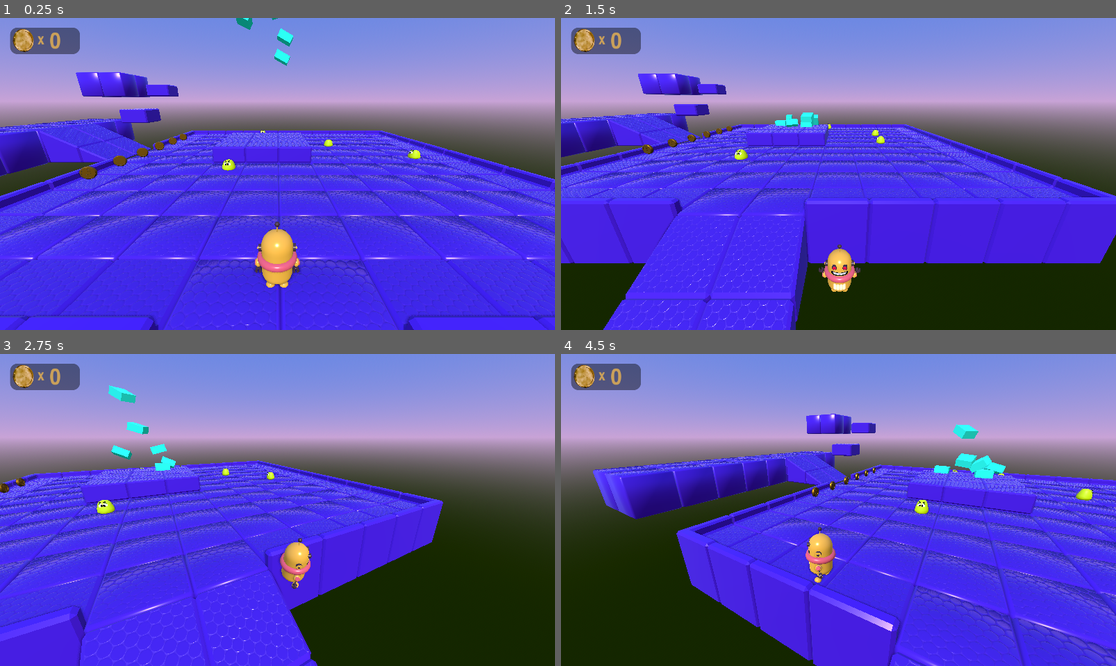
Above: before the commit, frames 1-4 (two rows, left to right).
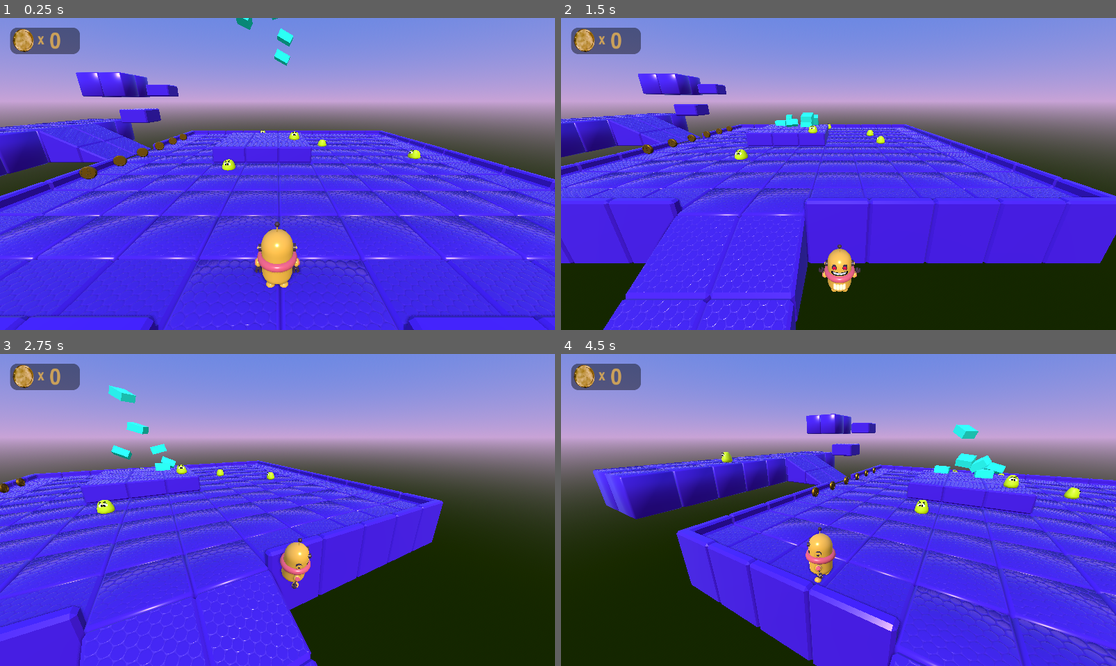
Above: after the commit, the same moments.

Repository: raustime/godot-3dplatformer
Game: Godot game, scene res://level_1.tscn
The game is run twice, just before and just after one commit, with the same random seed, the same clock (stepped at 60 frames per second) and the same inputs.
Inputs:
- Up to frame 1 (0.25 s): no input
- Up to frame 2 (1.5 s): tap Enter (ui_accept) at 0.5, 0.77 s; hold Right (ui_right) 0.53-1.28 s; tap A (cam_left) at 0.6 s; hold Down (ui_down) from 1.28 s (still down); tap D (cam_right) at 1.35 s
- Up to frame 3 (2.75 s): tap Enter (ui_accept) at 1.52 s; release Down (ui_down) at 2.03 s; hold Right (ui_right) from 2.03 s (still down); tap A (cam_left) at 2.1 s
- Up to frame 4 (4.5 s): release Right (ui_right) at 2.78 s; hold Up (ui_up) 2.78-3.53 s; tap D (cam_right) at 2.85, 4.35 s; tap Enter (ui_accept) at 3.02, 3.77 s; hold Left (ui_left) from 3.53 s (still down); tap A (cam_left) at 3.6 s

The runs differ from the first frame. In frame 1, 0.1% of the frame differs, in the area x 51-61%, y 36-42%; in frame 2, less than 0.1%; in frame 3, less than 0.1%; in frame 4, 0.3%, in the area x 28-96%, y 31-47%.

Commit message:
lesson 22: enemy cliff detection

Diff:
--- a/enemy.gd
+++ b/enemy.gd
@@ -4,6 +4,7 @@
 var speed:float = 2.0
 
 @export var direction:=Vector3(-1,0,0)
+@export var turns_around_at_edges:bool=true
 var is_turning:bool=false
 
 
@@ -17,6 +18,9 @@
 	move_and_slide()
 
 	if is_on_wall() and not is_turning:
+		turn_around()
+
+	if not $RayCast3D.is_colliding() and is_on_floor() and not is_turning and turns_around_at_edges:
 		turn_around()
 
 func turn_around():
--- a/enemy.tscn
+++ b/enemy.tscn
@@ -230,5 +230,10 @@
 transform = Transform3D(0.99999976, 0, 0, 0, 0.99999976, 0, 0, 0, 0.99999976, 0, 0.16171604, 0)
 shape = SubResource("CylinderShape3D_4gyqm")
 
+[node name="RayCast3D" type="RayCast3D" parent="." unique_id=1844997156]
+transform = Transform3D(0.99999976, 0, 0, 0, 0.99999976, 0, 0, 0, 0.99999976, 0, -0.7696763, 1.186954)
+target_position = Vector3(0, -0.3, 0)
+collision_mask = 2
+
 [connection signal="body_entered" from="SideChecker" to="." method="_on_side_checker_body_entered"]
 [connection signal="body_entered" from="TopChecker" to="." method="_on_top_checker_body_entered"]
--- a/level_1.tscn
+++ b/level_1.tscn
@@ -87,22 +87,31 @@
 [node name="Enemies" type="Node3D" parent="." unique_id=1071449583]
 
 [node name="Enemy1" parent="Enemies" unique_id=769378762 instance=ExtResource("8_bjebc")]
-transform = Transform3D(-1.31134e-08, 0, -0.29999956, 0, 0.3, 0, 0.29999956, 0, -1.31134e-08, 9.469223, 0.74226964, 4.893791)
+transform = Transform3D(-1.3113397e-08, 0, -0.29999945, 0, 0.3, 0, 0.29999945, 0, -1.3113397e-08, 9.469, 0.5, 4.894)
 
 [node name="Enemy2" parent="Enemies" unique_id=1290411199 instance=ExtResource("8_bjebc")]
-transform = Transform3D(-1.3113393e-08, 0, 0.2999995, 0, 0.3, 0, -0.2999995, 0, -1.3113393e-08, 3.7106655, 0.74226964, 1.0501814)
+transform = Transform3D(-1.3113387e-08, 0, 0.2999993, 0, 0.3, 0, -0.2999993, 0, -1.3113387e-08, 3.1818004, 0.5, 1.0501806)
 direction = Vector3(1, 0, 0)
 
 [node name="Enemy3" parent="Enemies" unique_id=801656736 instance=ExtResource("8_bjebc")]
-transform = Transform3D(-0.2999994, 0, -2.6226779e-08, 0, 0.29999998, 0, 2.6226779e-08, 0, -0.2999994, 1.8003392, 0.74226964, -1.5325555)
+transform = Transform3D(-0.2999994, 0, -2.6226779e-08, 0, 0.29999998, 0, 2.6226779e-08, 0, -0.2999994, 1.8003392, 0.5, -1.5325555)
 direction = Vector3(0, 0, -1)
 
 [node name="Enemy4" parent="Enemies" unique_id=67696756 instance=ExtResource("8_bjebc")]
-transform = Transform3D(0.2999993, 0, 1.7763567e-15, 0, 0.29999998, 0, -1.7763567e-15, 0, 0.2999993, -1.6800903, 0.74226964, -5.150505)
+transform = Transform3D(0.2999993, 0, 1.7763567e-15, 0, 0.29999998, 0, -1.7763567e-15, 0, 0.2999993, -1.6800903, 0.5, -5.150505)
 direction = Vector3(0, 0, 1)
 
 [node name="Enemy5" parent="Enemies" unique_id=2141609306 instance=ExtResource("8_bjebc")]
-transform = Transform3D(0.2999992, 0, 1.7763564e-15, 0, 0.29999998, 0, -1.7763564e-15, 0, 0.2999992, -2.7390444, 0.74226964, 6.7625766)
+transform = Transform3D(0.2999992, 0, 1.7763564e-15, 0, 0.29999998, 0, -1.7763564e-15, 0, 0.2999992, -2.7390444, 0.5, 6.7625766)
 direction = Vector3(0, 0, 1)
 
+[node name="Enemy6" parent="Enemies" unique_id=55190847 instance=ExtResource("8_bjebc")]
+transform = Transform3D(0.29999903, 0, 1.7763558e-15, 0, 0.29999998, 0, -1.7763558e-15, 0, 0.29999903, -14.866117, 2.3688626, 8.830614)
+direction = Vector3(0, 0, 1)
+
+[node name="Enemy7" parent="Enemies" unique_id=1140342118 instance=ExtResource("8_bjebc")]
+transform = Transform3D(0.29999906, 0, 1.7763559e-15, 0, 0.29999998, 0, -1.7763559e-15, 0, 0.29999906, 1.1253434, 1.2858725, 3.0641975)
+direction = Vector3(0, 0, 1)
+turns_around_at_edges = false
+
 [connection signal="body_entered" from="FallZone" to="Steve" method="_on_fall_zone_body_entered"]
